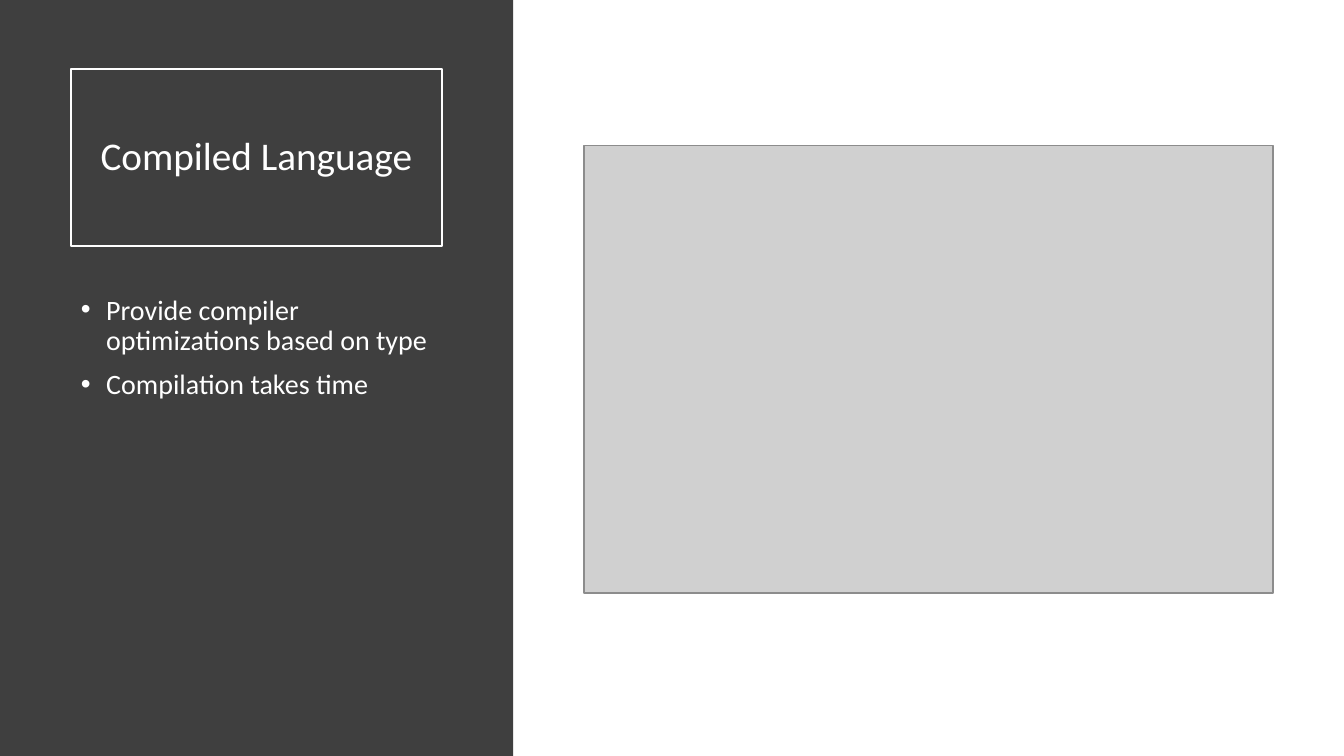
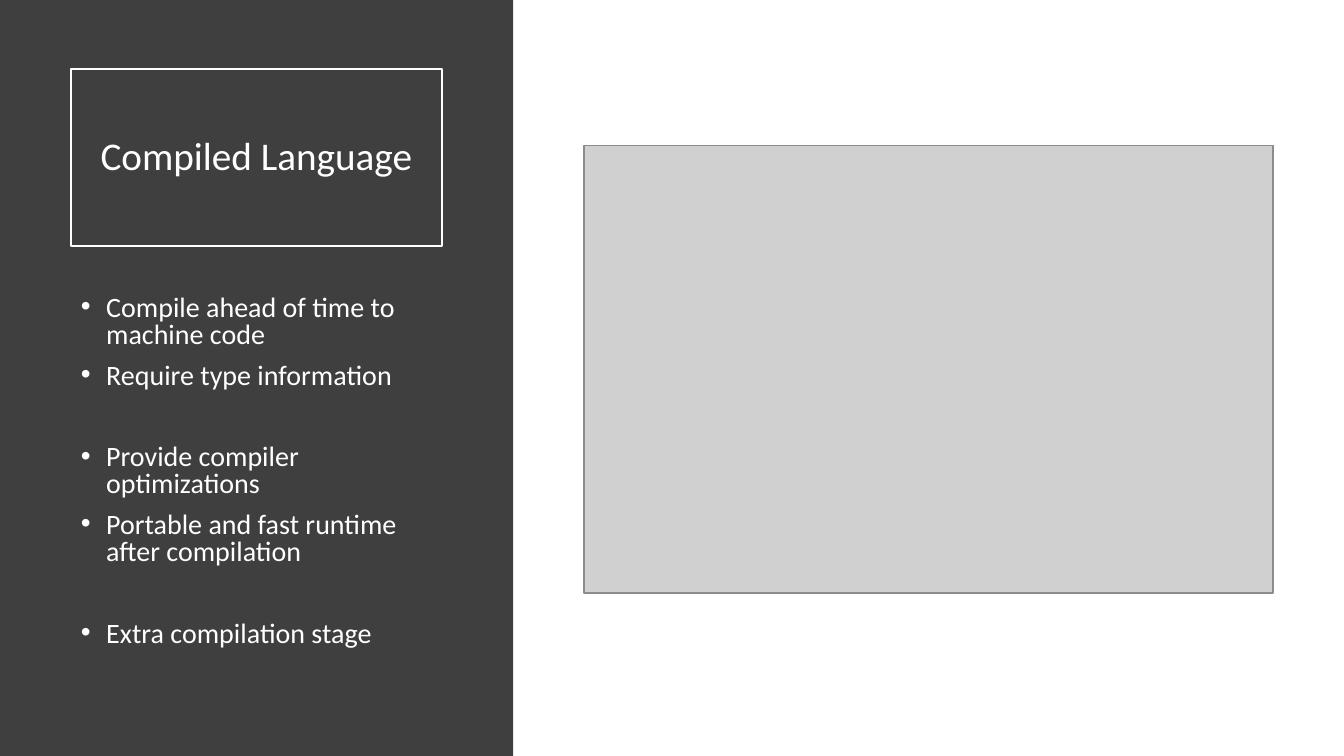
Before and after one commit to senresearch/julia-intro-docs, a slide deck: slide 4 of notebooks/xiaoqi-why-julia-fast.pptx. Drawn at 1344x756 pixels with LibreOffice and Linux fonts; fonts in the diff are those of the drawing; grey boxes stand for pictures. Boxes give left, top, right and bottom in pixels: in the first picture for what was removed or moved away, otherwise in the second. Text is boxed around its words. In the diff, an @@ line names an element or a change of style, - is before the commit and + after.

```diff
--- a/notebooks/xiaoqi-why-julia-fast.pptx
+++ b/notebooks/xiaoqi-why-julia-fast.pptx
@@ text at box(106, 297, 396, 648): text changed @@
-• Provide compiler optimizations based on type
-• Compilation takes time
+• Compile ahead of time to machine code
+• Require type information
+• Provide compiler optimizations
+• Portable and fast runtime after compilation
+• Extra compilation stage
```
Also in this commit, not shown: 3 other slides changed, 3 slides added, 1 slide removed.
